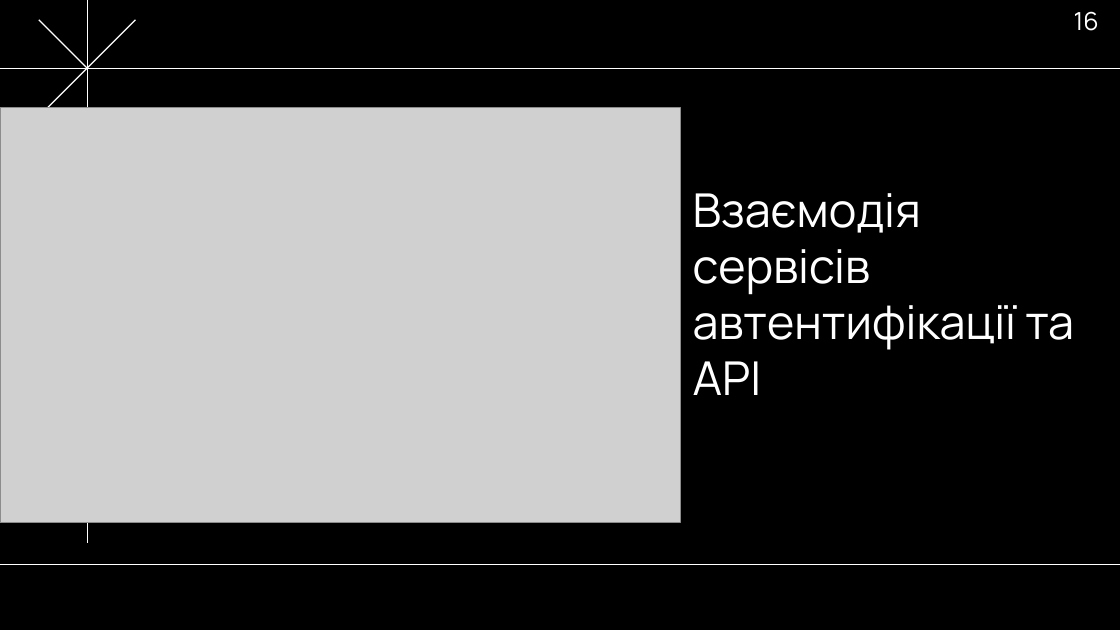
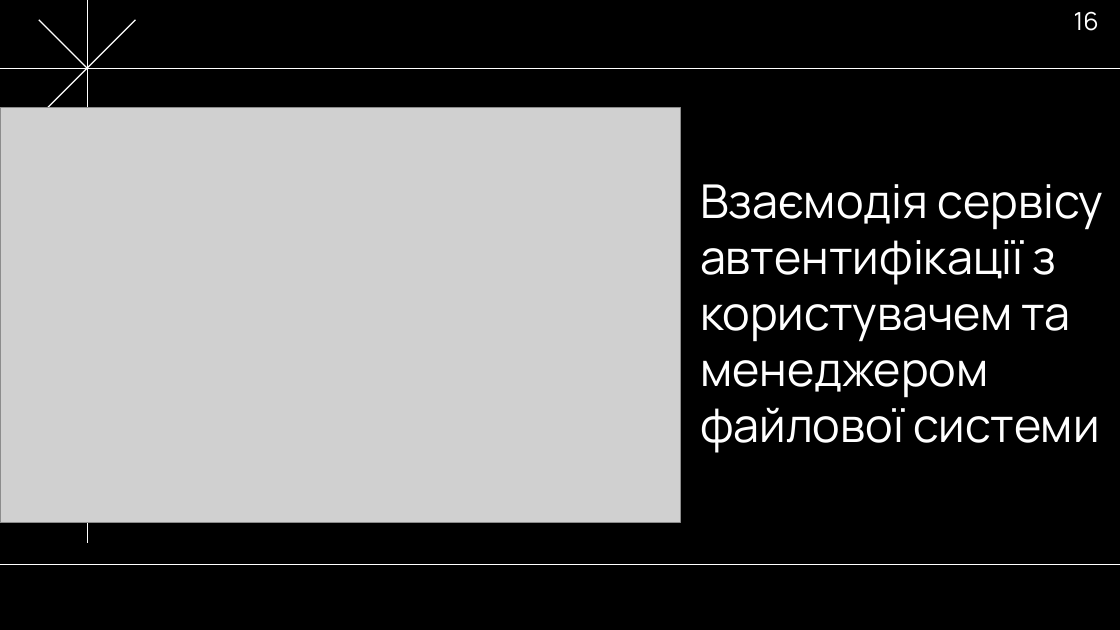
Before and after one commit to NureButsulinIhor/2025_B_PI_PZPI-21-2_Butsulin_I_O, a slide deck: slide 16 of 2025_Б_ПІ_ПЗПІ_21_2_Буцулін_І_О.pptx. Drawn at 1120x630 pixels with LibreOffice and Linux fonts; fonts in the diff are those of the drawing; grey boxes stand for pictures. Boxes give left, top, right and bottom in pixels: in the first picture for what was removed or moved away, otherwise in the second. Text is boxed around its words. In the diff, an @@ line names an element or a change of style, - is before the commit and + after.

```diff
--- a/2025_Б_ПІ_ПЗПІ_21_2_Буцулін_І_О.pptx
+++ b/2025_Б_ПІ_ПЗПІ_21_2_Буцулін_І_О.pptx
@@ title at bbox=[700, 184, 1104, 453]: text changed @@
-Взаємодія сервісів автентифікації та API
+Взаємодія сервісу автентифікації з користувачем та менеджером файлової системи
```
Also in this commit, not shown: 12 other slides changed.
